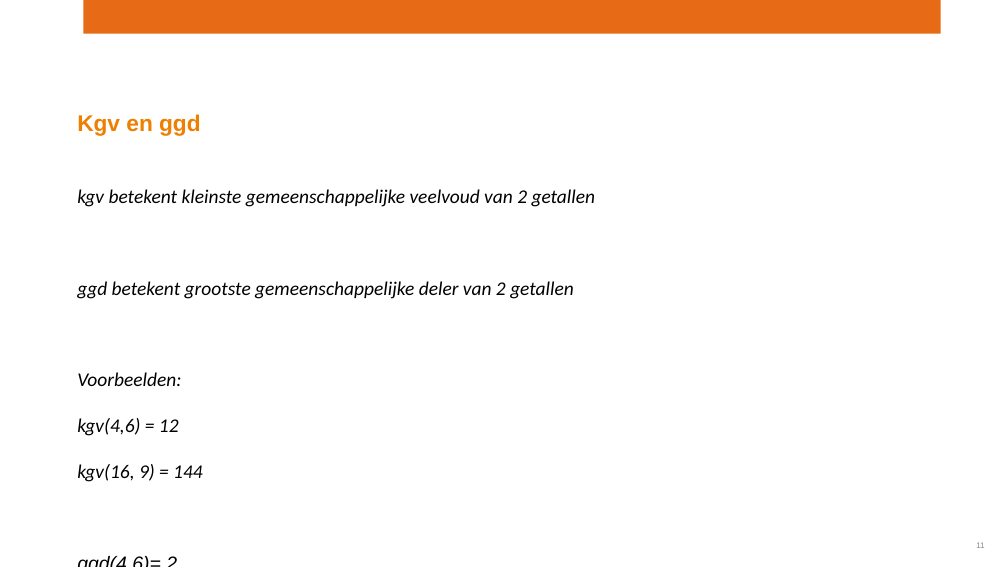
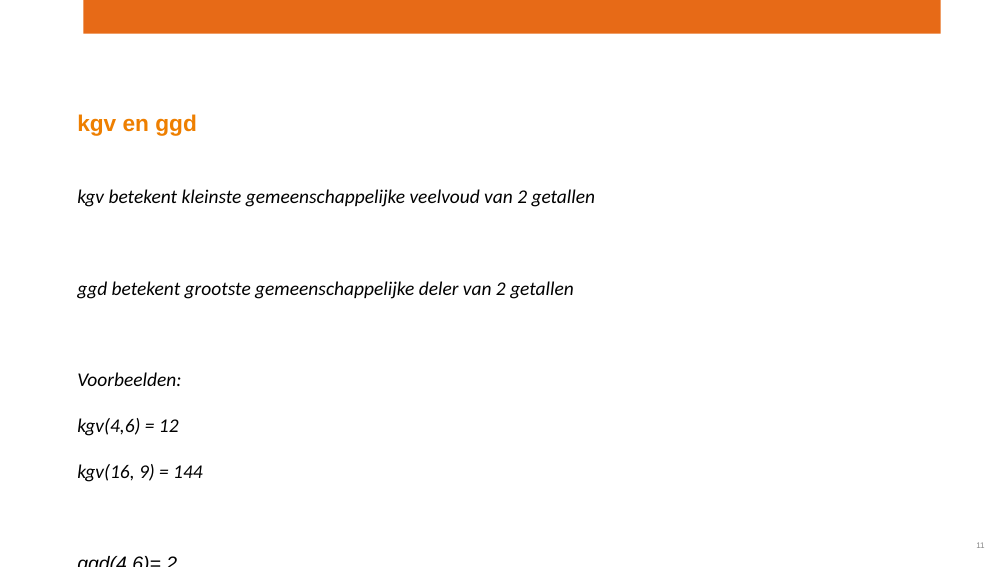
Before and after one commit to hanzetechnasium/geheim, a slide deck: slide 11 of Technasium-Dag-2-Presentatie-1-Begin-Wiskunde-Priem en modulo.pptx. Drawn at 1008x567 pixels with LibreOffice and Linux fonts; fonts in the diff are those of the drawing; background and template pictures are left out. Boxes give left, top, right and bottom in pixels: in the first picture for what was removed or moved away, otherwise in the second. Text is boxed around its words. In the diff, an @@ line names an element or a change of style, - is before the commit and + after.

```diff
--- a/Technasium-Dag-2-Presentatie-1-Begin-Wiskunde-Priem en modulo.pptx
+++ b/Technasium-Dag-2-Presentatie-1-Begin-Wiskunde-Priem en modulo.pptx
@@ text at (77, 114, 197, 136): text changed @@
-Kgv en ggd
+kgv en ggd
```
Also in this commit, not shown: 4 other slides changed, 1 slide added, 1 slide removed, 3 other files.
